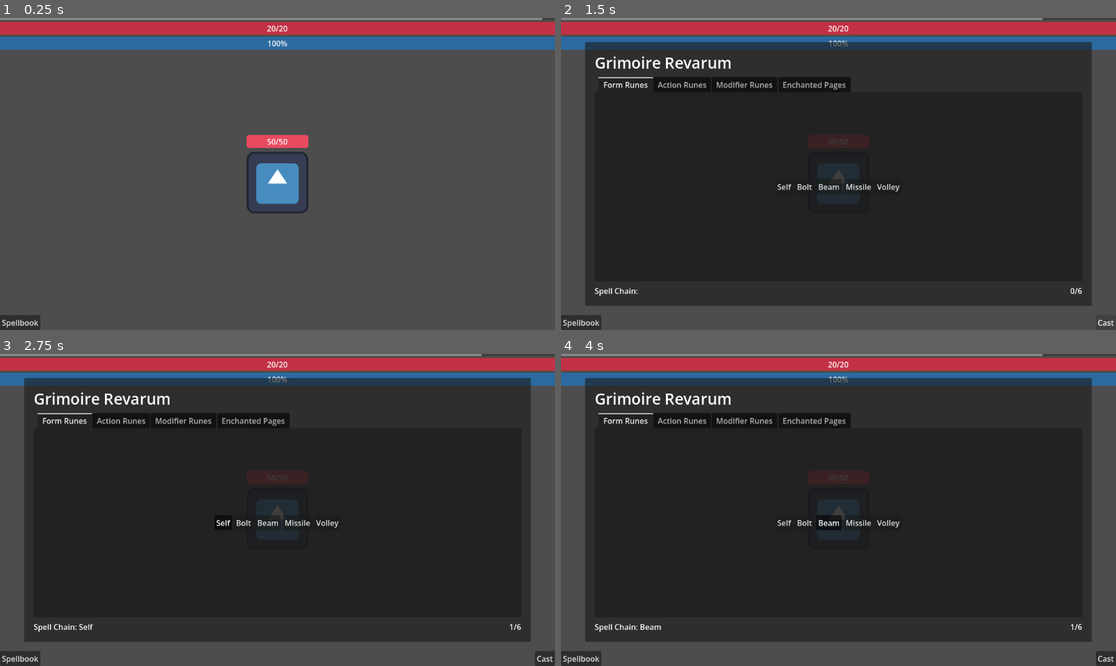
Above: before the commit, frames 1-4 (two rows, left to right).
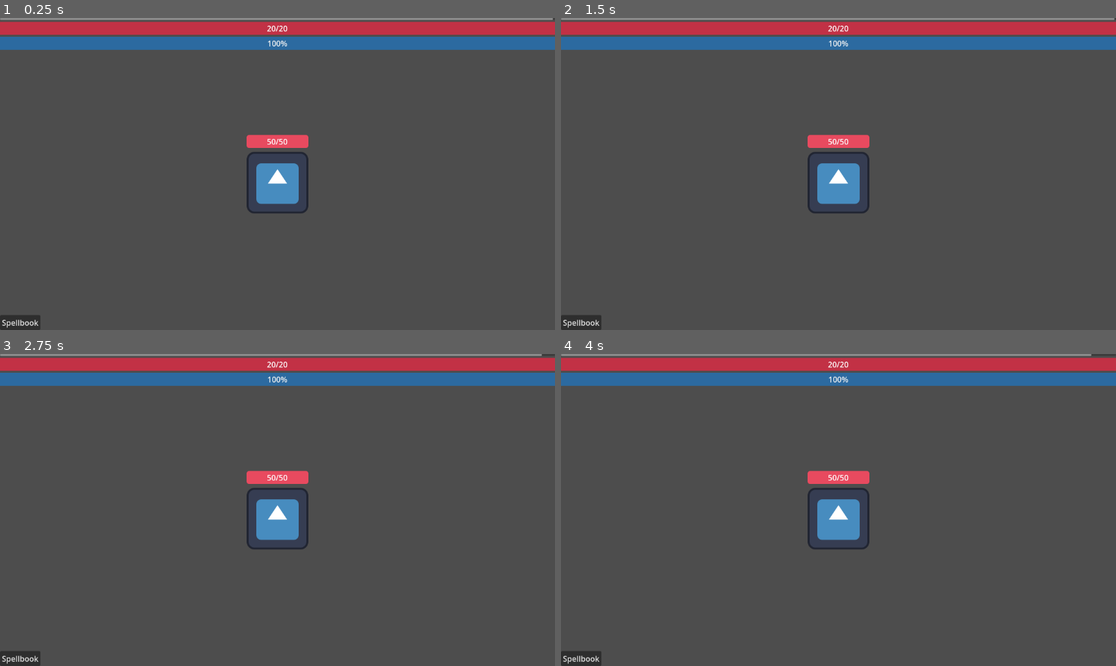
Above: after the commit, the same moments.

Repository: AbsoluteRich/magus-revarum
Game: Godot game, scene res://scenes/game.tscn
The game is run twice, just before and just after one commit, with the same random seed, the same clock (stepped at 60 frames per second) and the same inputs. The engine's default icon, where the game draws it, is replaced by a stand-in: a white triangle on a blue panel in a dark square.
Inputs (mouse positions are in pixels of both pictures, inside the frame that each line leads up to):
- Up to frame 1 (0.25 s): no input
- Up to frame 2 (1.5 s): click "Spellbook" at 0.5 s; click "Cast" at 1.25 s
- Up to frame 3 (2.75 s): click (222, 522) at 2 s, where only the run before the commit has a clickable "Self"
- Up to frame 4 (4 s): click (805, 522) at 2.75 s, where only the run before the commit has a clickable "Bolt"; click (827, 522) at 3.5 s, where only the run before the commit has a clickable "Beam"

The runs differ from the first frame. In frame 1, less than 0.1% of the frame differs, in the area x 97-100%, y 0-1%; in frame 2, 77%; in frame 3, 77%, in the area x 4-100%, y 0-100%; in frame 4, 77%.
Error before the commit: Invalid call. Nonexistent function 'get_health' in base 'VBoxContainer'. (res://scripts/game.gd:50)

Commit message:
A working spell!
This system will require a major overhaul. but better something than nothing

Diff:
--- a/scenes/spellbook.tscn
+++ b/scenes/spellbook.tscn
@@ -81,18 +81,21 @@
 
 [node name="Beam" type="Button" parent="Panel/MarginContainer/VBoxContainer/TabContainer/Forms/FormRunes" unique_id=2091509910]
 layout_mode = 2
+disabled = true
 toggle_mode = true
 button_group = ExtResource("1_qbvpl")
 text = "Beam"
 
 [node name="Missile" type="Button" parent="Panel/MarginContainer/VBoxContainer/TabContainer/Forms/FormRunes" unique_id=11197105]
 layout_mode = 2
+disabled = true
 toggle_mode = true
 button_group = ExtResource("1_qbvpl")
 text = "Missile"
 
 [node name="Volley" type="Button" parent="Panel/MarginContainer/VBoxContainer/TabContainer/Forms/FormRunes" unique_id=841239207]
 layout_mode = 2
+disabled = true
 toggle_mode = true
 button_group = ExtResource("1_qbvpl")
 text = "Volley"
@@ -111,22 +114,21 @@
 
 [node name="Wound" type="Button" parent="Panel/MarginContainer/VBoxContainer/TabContainer/Actions/ActionRunes" unique_id=1625120634]
 layout_mode = 2
-toggle_mode = true
 text = "Wound"
 
 [node name="Shatter" type="Button" parent="Panel/MarginContainer/VBoxContainer/TabContainer/Actions/ActionRunes" unique_id=1580160740]
 layout_mode = 2
-toggle_mode = true
+disabled = true
 text = "Shatter"
 
 [node name="Cleanse" type="Button" parent="Panel/MarginContainer/VBoxContainer/TabContainer/Actions/ActionRunes" unique_id=2094157439]
 layout_mode = 2
-toggle_mode = true
+disabled = true
 text = "Cleanse"
 
 [node name="Recover" type="Button" parent="Panel/MarginContainer/VBoxContainer/TabContainer/Actions/ActionRunes" unique_id=1303207920]
 layout_mode = 2
-toggle_mode = true
+disabled = true
 text = "Recover"
 
 [node name="Modifiers" type="CenterContainer" parent="Panel/MarginContainer/VBoxContainer/TabContainer" unique_id=1658542124]
@@ -141,14 +143,13 @@
 size_flags_horizontal = 0
 size_flags_vertical = 8
 
-[node name="Boosted" type="Button" parent="Panel/MarginContainer/VBoxContainer/TabContainer/Modifiers/ModifierRunes" unique_id=2084386929]
+[node name="Boost" type="Button" parent="Panel/MarginContainer/VBoxContainer/TabContainer/Modifiers/ModifierRunes" unique_id=2084386929]
 layout_mode = 2
-toggle_mode = true
-text = "Boosted"
+text = "Boost"
 
 [node name="Lethal" type="Button" parent="Panel/MarginContainer/VBoxContainer/TabContainer/Modifiers/ModifierRunes" unique_id=201526721]
 layout_mode = 2
-toggle_mode = true
+disabled = true
 text = "Lethal"
 
 [node name="Pages" type="CenterContainer" parent="Panel/MarginContainer/VBoxContainer/TabContainer" unique_id=413500232]
@@ -168,7 +169,19 @@
 unique_name_in_owner = true
 layout_mode = 2
 size_flags_horizontal = 2
-text = "Spell Chain:"
+text = "PLACEHOLDER"
+
+[node name="Button" type="Button" parent="Panel/MarginContainer/VBoxContainer/VBoxContainer" unique_id=525247661]
+visible = false
+layout_mode = 2
+size_flags_horizontal = 0
+text = "AAA"
+
+[node name="Button2" type="Button" parent="Panel/MarginContainer/VBoxContainer/VBoxContainer" unique_id=1378882054]
+visible = false
+layout_mode = 2
+size_flags_horizontal = 0
+text = "AAA"
 
 [node name="RuneCapacity" type="Label" parent="Panel/MarginContainer/VBoxContainer/VBoxContainer" unique_id=487649349]
 unique_name_in_owner = true
--- a/scripts/game.gd
+++ b/scripts/game.gd
@@ -4,10 +4,11 @@
 @onready var bar_timer: ProgressBar = $Hud/BarTimer
 @onready var player_health: ProgressBar = $Hud/BarHealth
 @onready var enemy: VBoxContainer = $Enemy
+@onready var enemy_health: ProgressBar = enemy.get_node("BarHealth")
 @onready var spellbook: MarginContainer = $Spellbook
 @onready var btn_cast: Button = $BtnCast
 
-@export var initial_time: int = 10
+@export var initial_time: int = 60
 
 var spellbook_open: bool = false
 
@@ -40,28 +41,30 @@
 # | Signal callbacks |
 # *------------------*
 func _on_spellbook_opened() -> void:
-	spellbook_open = not spellbook_open
 	_element_visibility()
 
 
 func _on_spell_cast() -> void:
 	if timer.paused == false:
 		timer.paused = true
-		var result: Array[int] = spellbook.resolve(player_health.get_health(), enemy.get_health())
+		var result: Array[int] = spellbook.resolve()
+		_element_visibility()
 
 		if result[0]:
 			player_health.update_health(result[1])
-			enemy.update_health(result[2])
+			enemy_health.update_health(result[2])
 
 			await get_tree().create_timer(1).timeout
 
 		timer.start()
+		timer.paused = false
 
 
 # *------------*
 # | UI helpers |
 # *------------*
 func _element_visibility() -> void:
+	spellbook_open = not spellbook_open
 	spellbook.visible = spellbook_open
 	btn_cast.disabled = not spellbook_open
 	btn_cast.visible = spellbook_open
--- a/scripts/health_manager.gd
+++ b/scripts/health_manager.gd
@@ -1,4 +1,6 @@
 extends ProgressBar
+
+# class_name HealthManager
 
 @onready var bar: ProgressBar = self
 @onready var label: Label = self.get_node("LblHealth")
--- a/scripts/spellbook.gd
+++ b/scripts/spellbook.gd
@@ -1,8 +1,7 @@
 extends MarginContainer
 
 @onready var form: ButtonGroup = preload("res://scenes/forms.tres")
-# Nested type definitions aren't a feature yet, so I actually can't statically type this
-@onready var all_runes := []
+@onready var all_runes: Array[Node] = []
 
 @export var rune_capacity: int = 6
 
@@ -60,20 +59,22 @@
 		rune.button_pressed = false
 
 	spell_chain = [""]
+	%SpellChain.text = "Spell Chain: "
 	%RuneCapacity.text = "0/" + str(rune_capacity)
 
 
 # *------------*
 # | Game logic |
 # *------------*
-func resolve(player_health: int, enemy_health: int) -> Array[int]:
-	var success: int = 1
-	var target_self = false
+func resolve() -> Array[int]:
+	var result: Array[int] = [1, 0, 0]
+	var target_self: bool = false
+	var previous_rune: String = ""
 
 	if spell_chain[0] == "":
-		success = 0
 		_reset()
-		return [success, player_health, enemy_health]
+		result[0] = 0
+		return result
 
 	for rune in spell_chain:
 		match rune:
@@ -81,9 +82,16 @@
 				target_self = true
 			"Wound":
 				if target_self:
-					player_health -= Global.rng.randi_range(1, 5)
+					result[1] -= Global.rng.randi_range(10, 20)
 				else:
-					enemy_health -= Global.rng.randi_range(1, 5)
+					result[2] -= Global.rng.randi_range(10, 20)
+			"Boost":
+				if previous_rune == "Wound":
+					# Double the damage of the attack
+					result[2] -= Global.rng.randi_range(10, 20)
+
+		previous_rune = rune
 
 	_reset()
-	return [success, player_health, enemy_health]
+	print(result)
+	return result
Not shown, changed: .gitignore
